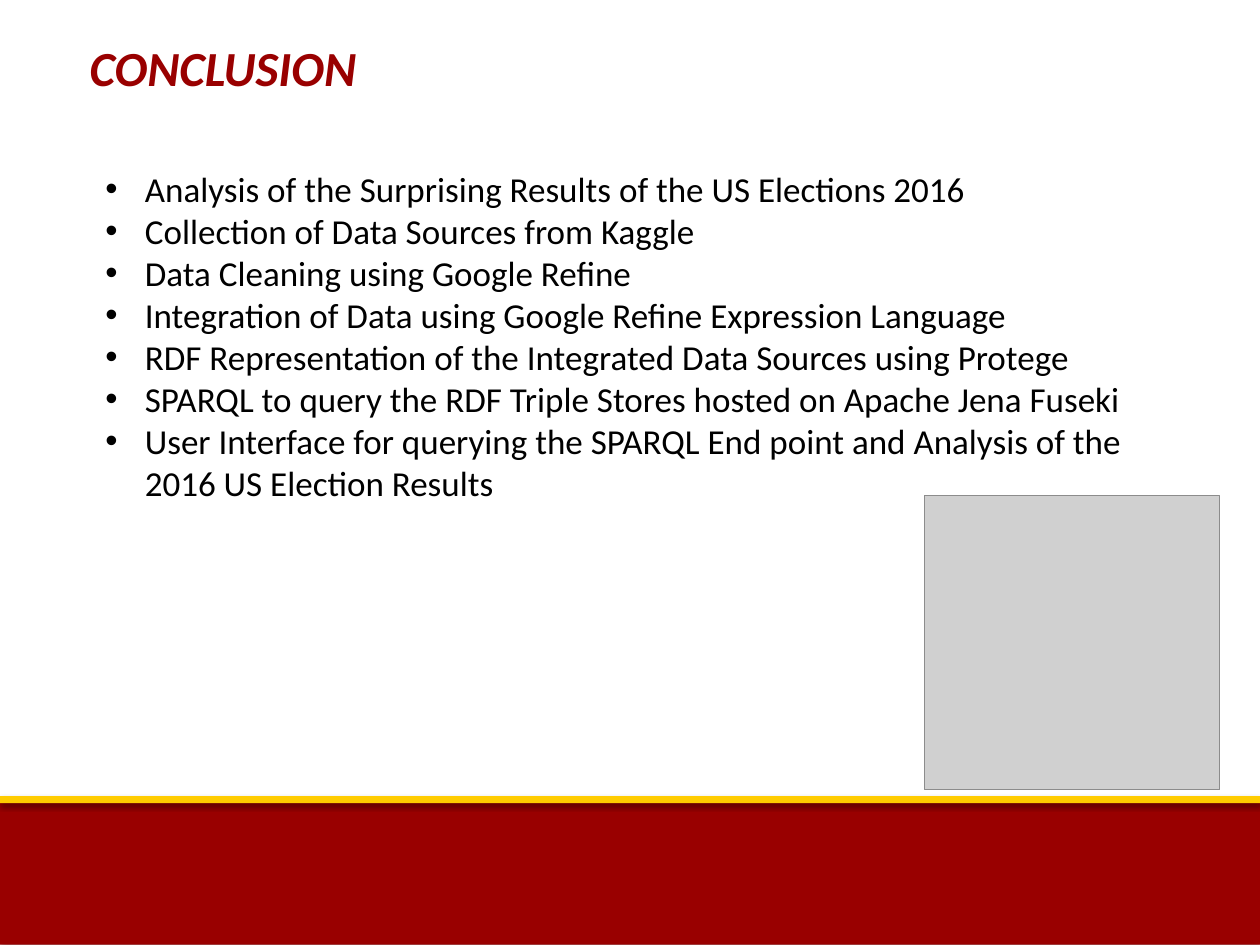
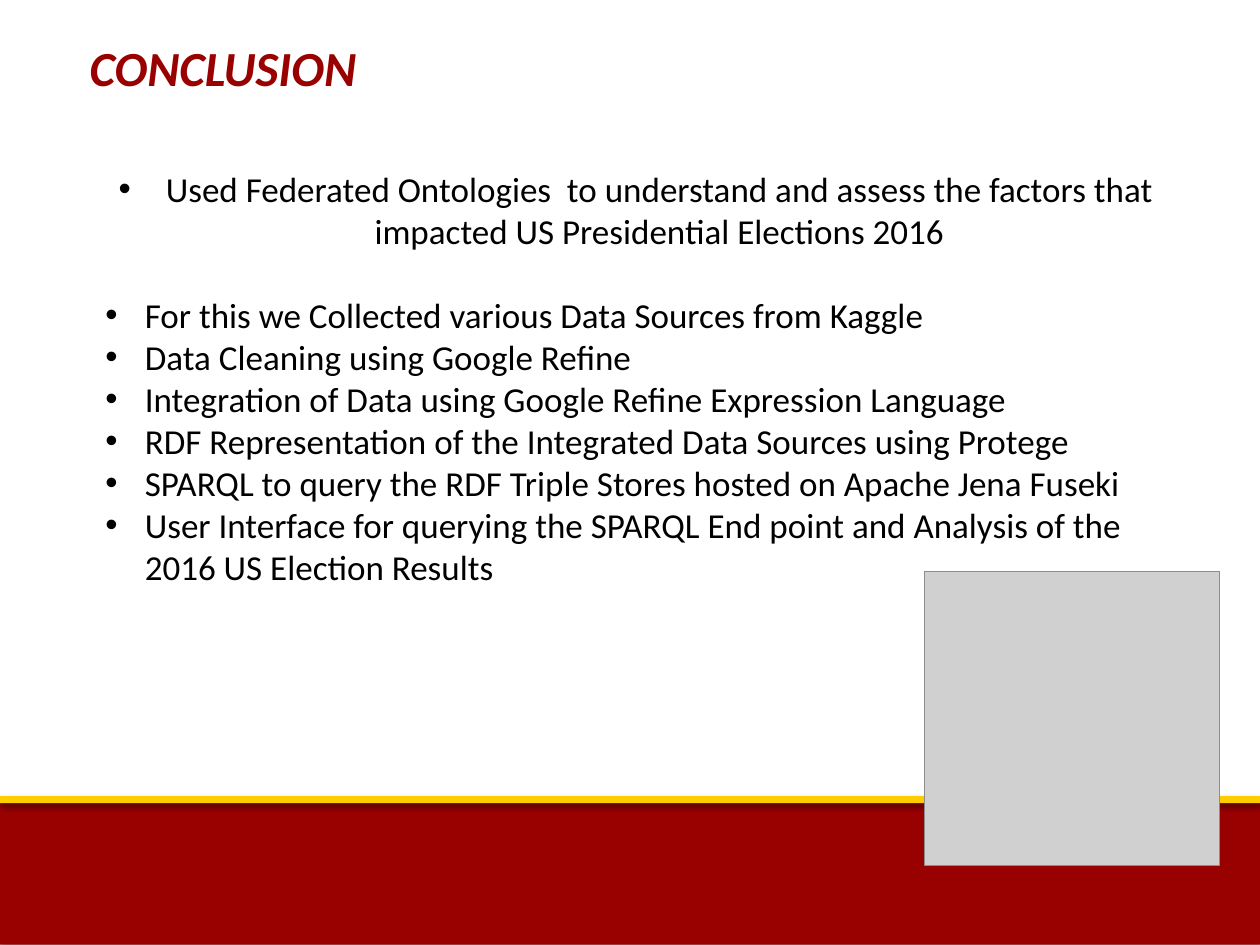
Before and after one commit to deepika087/CSCI-586-Group-2, a slide deck: slide 17 of DBIFinalProjectPresentation_20thNov2017.pptx (slide 14 before the commit). Drawn at 1260x945 pixels with LibreOffice and Linux fonts; fonts in the diff are those of the drawing; grey boxes stand for pictures; background and template pictures are left out. Boxes give left, top, right and bottom in pixels: in the first picture for what was removed or moved away, otherwise in the second. Text is boxed around its words. In the diff, an @@ line names an element or a change of style, - is before the commit and + after.

```diff
--- a/DBIFinalProjectPresentation_20thNov2017.pptx
+++ b/DBIFinalProjectPresentation_20thNov2017.pptx
@@ text at (145, 177, 1152, 334): text changed @@
-• Analysis of the Surprising Results of the US Elections 2016
-• Collection of Data Sources from Kaggle
+• Used Federated Ontologies to understand and assess the factors that impacted US Presidential Elections 2016
+• For this we Collected various Data Sources from Kaggle
@@ picture: place and size @@
-picture at (925, 495, 1220, 789)
+picture at (925, 571, 1220, 864)
```
Also in this commit, not shown: 7 other slides changed, 5 slides added, 2 slides removed.
